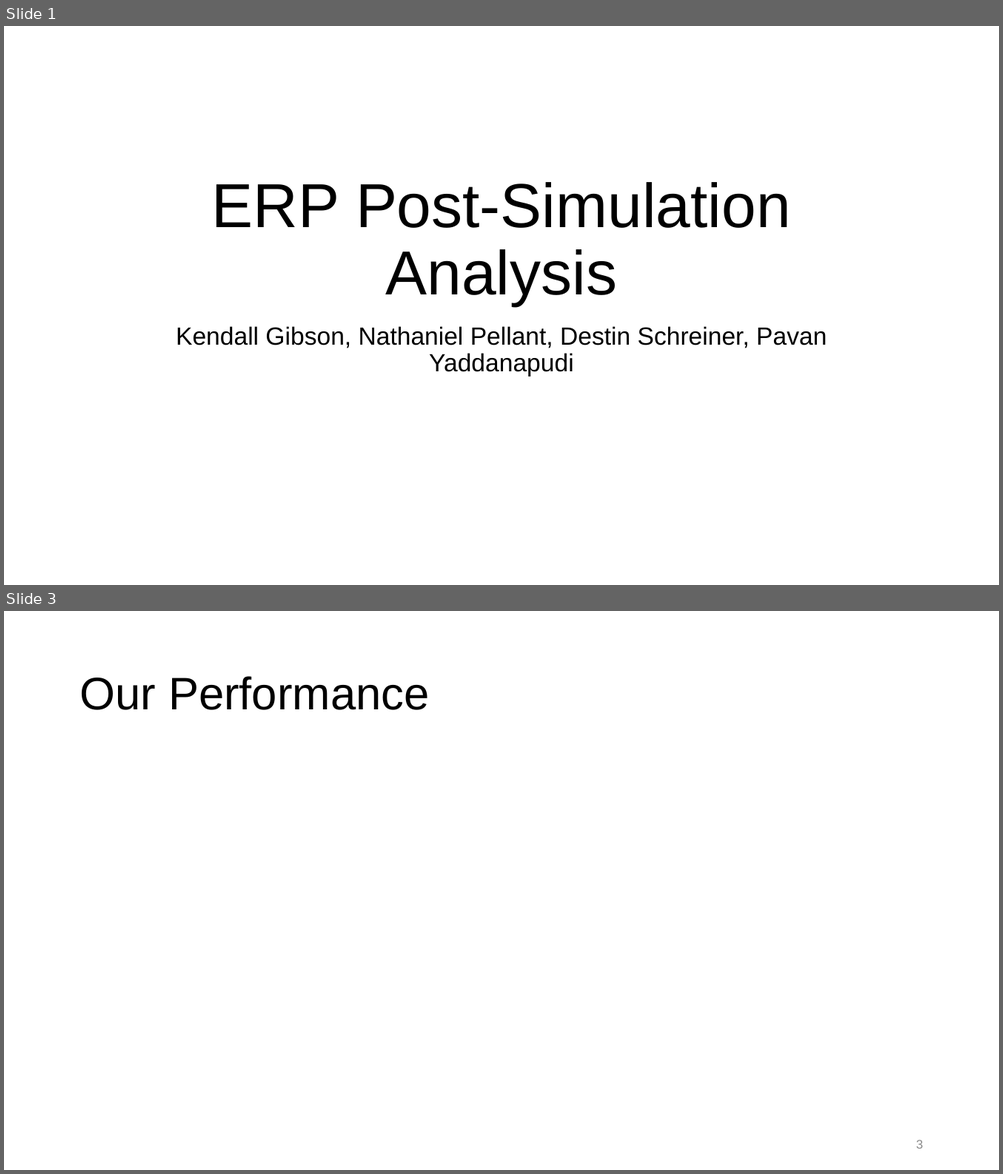
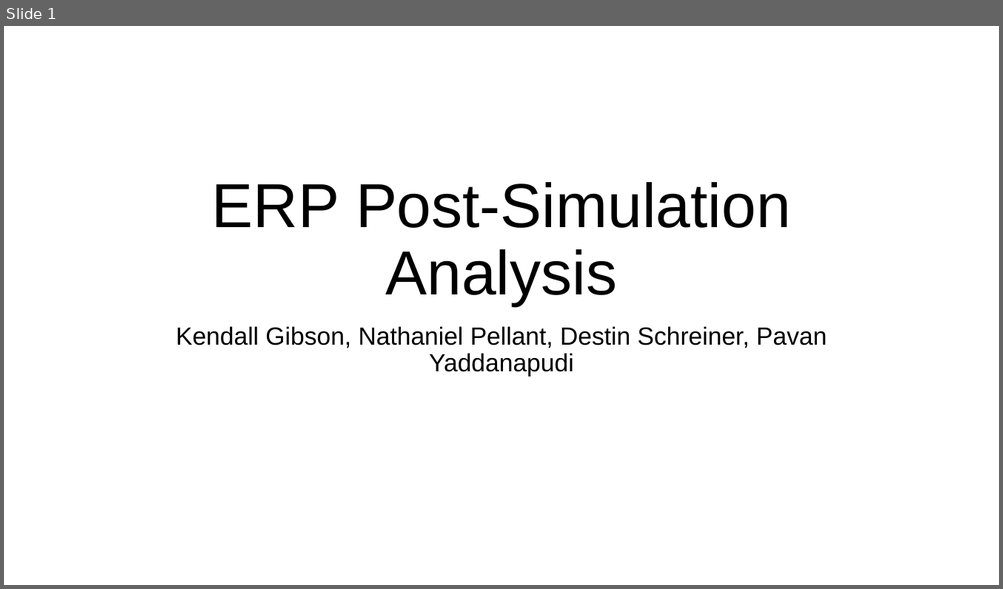
Before and after one commit to npellant/PostSimulationAnalysis, a slide deck: Team27_PostSimulationAnalysis.pptx. Shown one above the other, each under a label of ours: slides 1 and 3 before the commit, slide 1 after it; the slides between them are not shown. The pictures are 1003x1174 and 1003x589 pixels, drawn with LibreOffice and Linux fonts; fonts in the diff are those of the drawing. Boxes give left, top, right and bottom in pixels: in the first picture for what was removed or moved away, otherwise in the second. Text is boxed around its words. In the diff, an @@ line names an element or a change of style, - is before the commit and + after.

```diff
--- a/Team27_PostSimulationAnalysis.pptx
+++ b/Team27_PostSimulationAnalysis.pptx
@@ slide 3 removed at (4, 611, 999, 1170), background #FFFFFF @@
@@ title removed at (79, 676, 429, 710) @@
-Our Performance
@@ page number removed at (916, 1140, 922, 1149) @@
-3
```
Also in this commit, not shown: 2 other slides removed.
